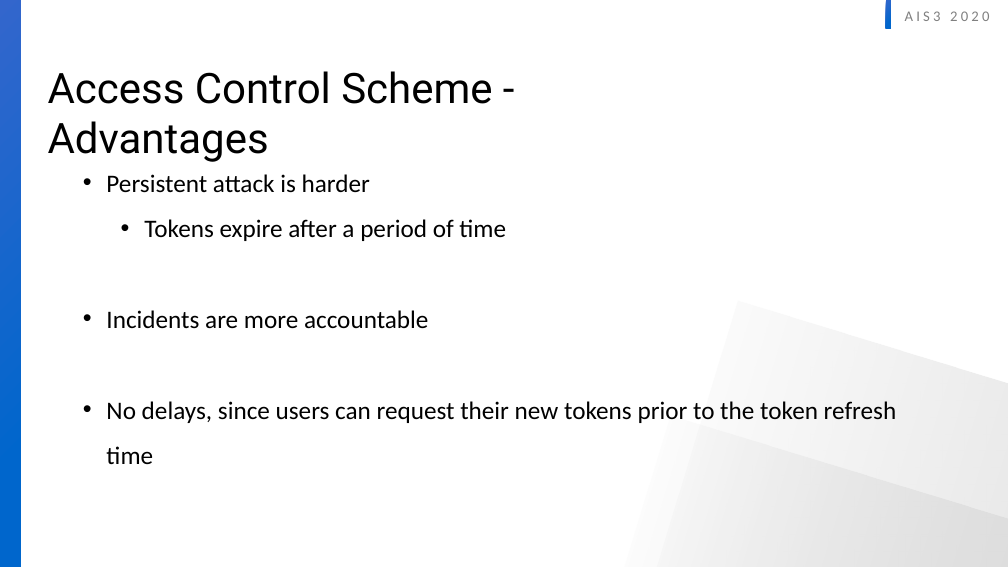
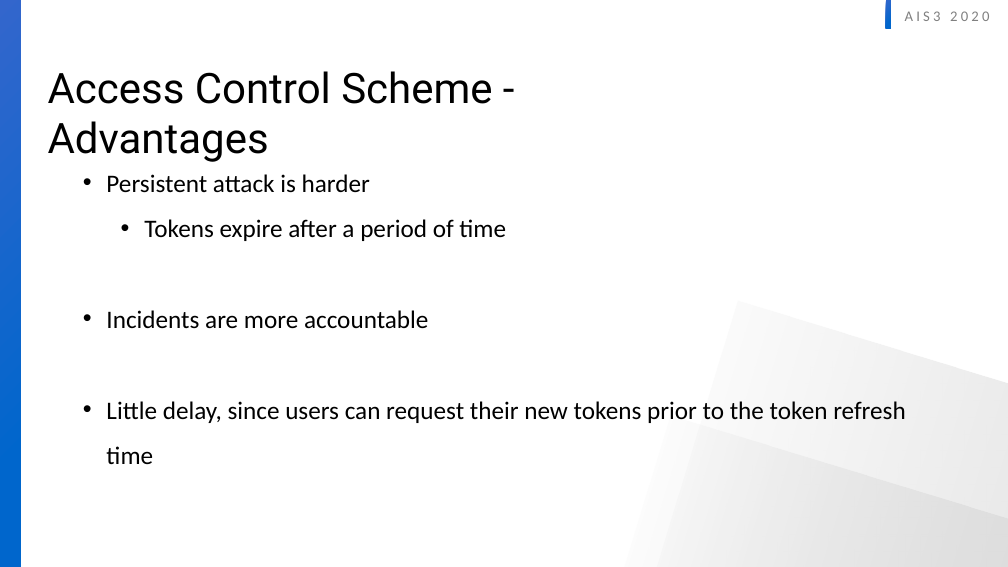
Before and after one commit to as535364/AIS3-ICS6, a slide deck: slide 9 of presentation.pptx (slide 10 before the commit). Drawn at 1008x567 pixels with LibreOffice and Linux fonts; fonts in the diff are those of the drawing. Boxes give left, top, right and bottom in pixels: in the first picture for what was removed or moved away, otherwise in the second. Text is boxed around its words. In the diff, an @@ line names an element or a change of style, - is before the commit and + after.

```diff
--- a/presentation.pptx
+++ b/presentation.pptx
@@ text at (x1=106, y1=401, x2=906, y2=464): text changed @@
-• No delays, since users can request their new tokens prior to the token refresh time
+• Little delay, since users can request their new tokens prior to the token refresh time
```
Also in this commit, not shown: 1 other slide changed, 2 slides removed.
